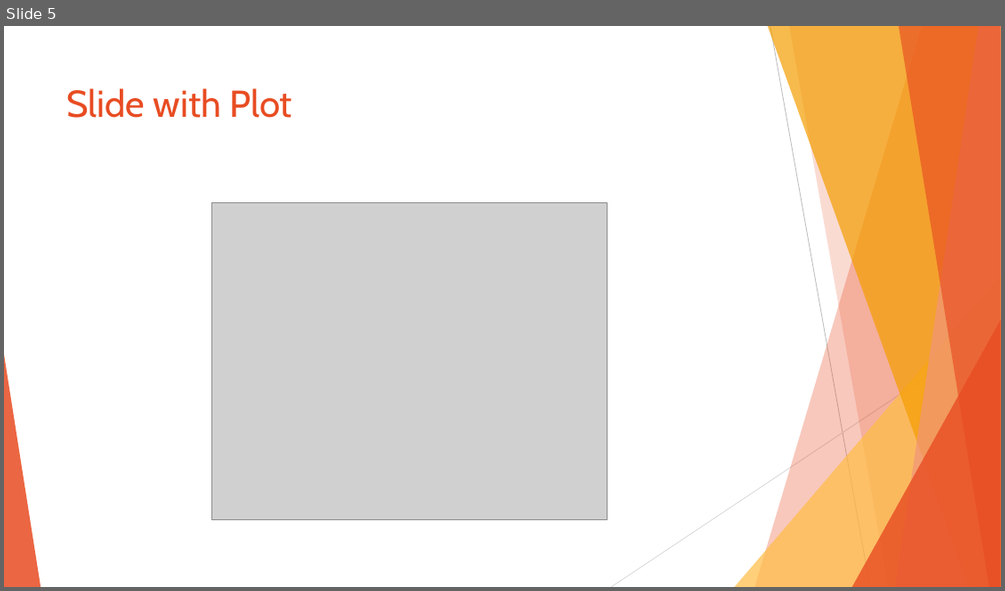
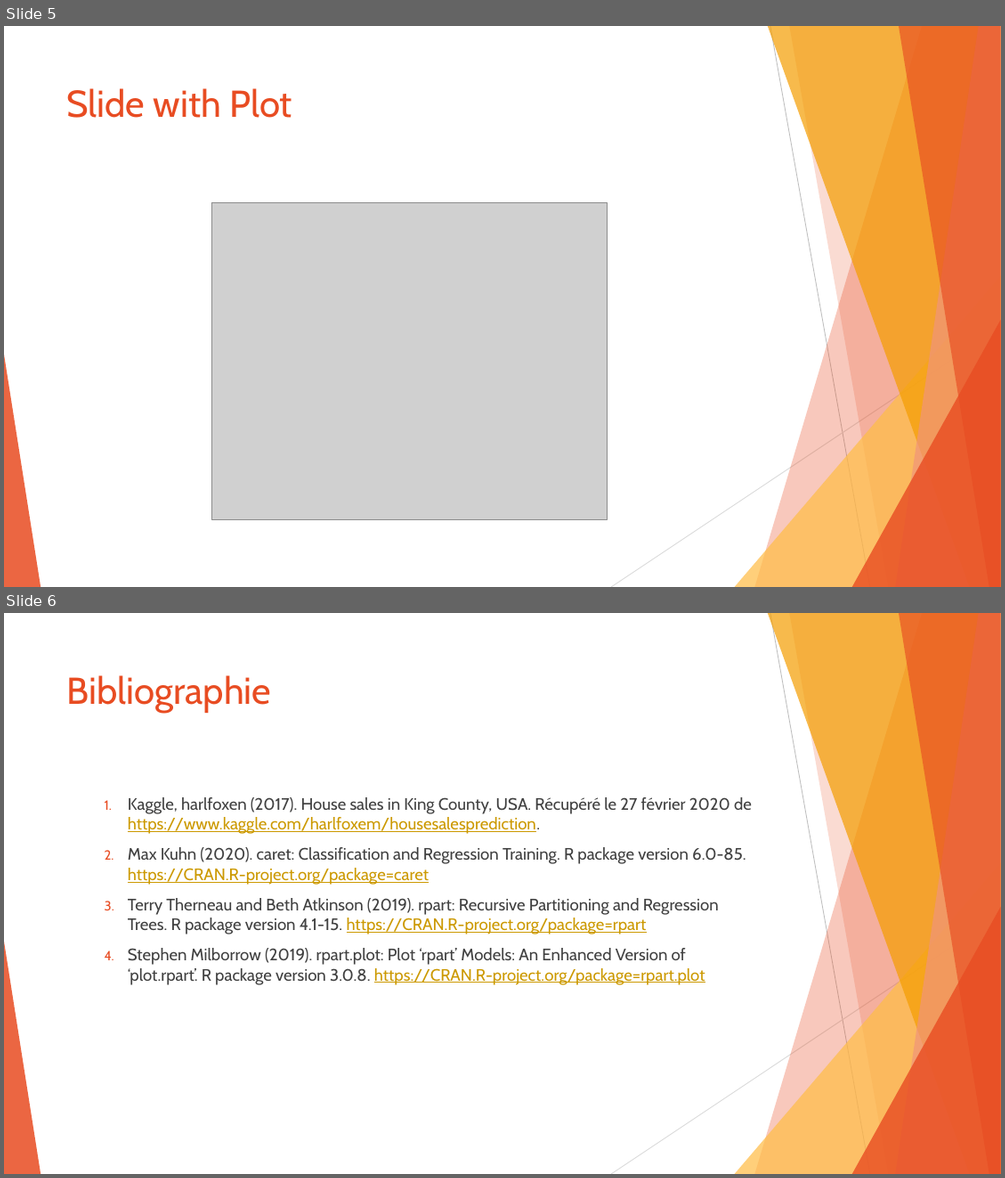
Before and after one commit to SamuelProvencher/TP-Apprentissage, a slide deck: PP.pptx. Shown one above the other, each under a label of ours: slide 5 before the commit, slides 5 and 6 after it. The pictures are 1005x591 and 1005x1178 pixels, drawn with LibreOffice and Linux fonts; fonts in the diff are those of the drawing; grey boxes stand for pictures. Boxes give left, top, right and bottom in pixels: in the first picture for what was removed or moved away, otherwise in the second. Text is boxed around its words. In the diff, an @@ line names an element or a change of style, - is before the commit and + after.

```diff
--- a/PP.pptx
+++ b/PP.pptx
@@ slide 6 added at (4, 613, 1001, 1174), background #FFFFFF; not listed: 10 template elements that a slide beside it also shows @@
@@ title added at (67, 675, 272, 713), 36 pt, text #E84C22 @@
+Bibliographie
@@ text added at (128, 797, 752, 985), 16 pt, text #404040 @@
+  1. Kaggle, harlfoxen (2017). House sales in King County, USA. Récupéré le 27 février 2020 de https://www.kaggle.com/harlfoxem/housesalesprediction.
+  2. Max Kuhn (2020). caret: Classification and Regression Training. R package version 6.0-85. https://CRAN.R-project.org/package=caret
+  3. Terry Therneau and Beth Atkinson (2019). rpart: Recursive Partitioning and Regression Trees. R package version 4.1-15. https://CRAN.R-project.org/package=rpart
+  4. Stephen Milborrow (2019). rpart.plot: Plot ‘rpart’ Models: An Enhanced Version of ‘plot.rpart’. R package version 3.0.8. https://CRAN.R-project.org/package=rpart.plot
```
Also in this commit, not shown: 1 other slide added, 1 other file.
